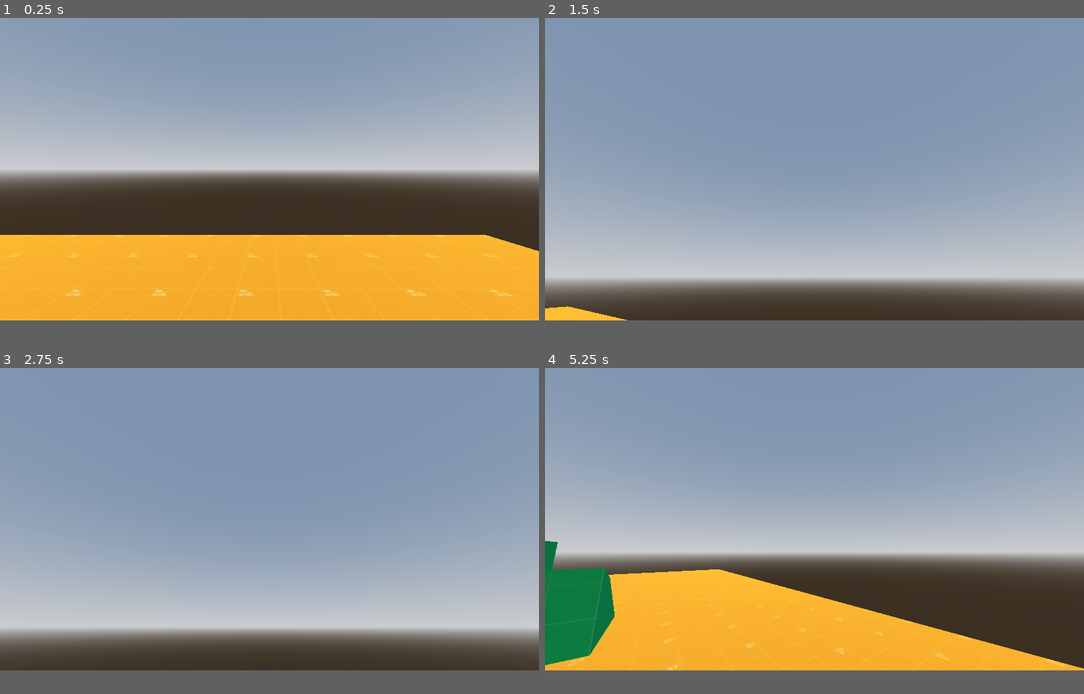
Above: before the commit, frames 1-4 (two rows, left to right).
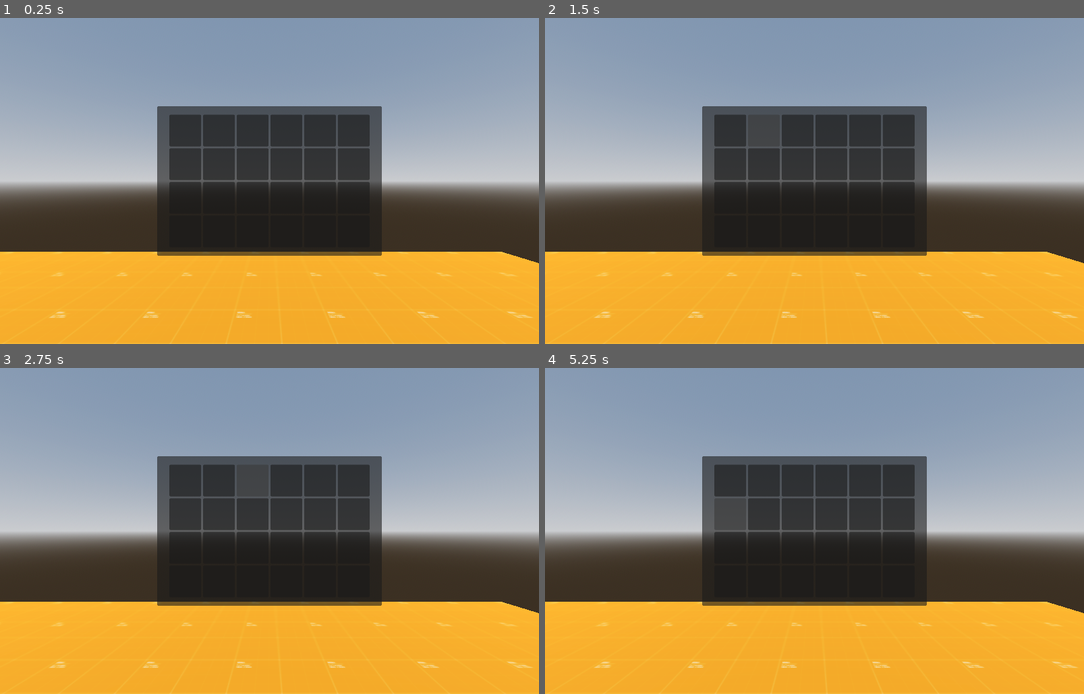
Above: after the commit, the same moments.

Repository: ClawerX2/Game
Game: Godot game, scene res://Scenes/main_scene.tscn
Two runs of this game, one before a commit and one after it. Both use one fixed random seed, a clock stepped at 60 frames per second and the inputs below.
Inputs (mouse positions are in pixels of both pictures, inside the frame that each line leads up to):
- Up to frame 1 (0.25 s): no input
- Up to frame 2 (1.5 s): click (728, 122) at 0.52 s; click (765, 122) at 1.27 s
- Up to frame 3 (2.75 s): click (253, 472) at 2.02 s
- Up to frame 4 (5.25 s): click (830, 472) at 2.77 s; click (863, 472) at 3.52 s; click (900, 472) at 4.27 s; click (728, 504) at 5.02 s
In our replay, the window is 799x449 before the commit and 799x484 after it. These sizes can differ from the game's own. Grey fills any space a smaller window leaves; there, only what the larger window draws over its background counts as a difference.

The runs differ from the first frame. In frame 1, 26% of the frame differs, in the area x 0-100%, y 27-100%; in frame 2, 64%; in frame 3, 65%, in the area x 0-100%, y 25-100%; in frame 4, 35%.

Commit message:
Работа над инвентарем и правка багов

Diff:
--- /dev/null
+++ b/Scenes/InventoryManager/inventory_manager.gd
@@ -0,0 +1,30 @@
+extends Node
+class_name InventoryManager
+
+@onready var grid: GridContainer = %GridContainer
+@onready var canvas: CanvasLayer = %CanvasLayer
+
+var slot_prefab: PackedScene = load("res://Scenes/InventoryManager/inventory_slot.tscn")
+var slots_count: int = 24
+var slots: Array[InventorySlot] = []
+var is_opened: bool = false
+
+func add_new_slot():
+	var new_slot = slot_prefab.instantiate() as InventorySlot
+	grid.add_child(new_slot)
+	slots.append(new_slot)
+
+func inv_toggle():
+	if is_opened: #если открыт, то закрываем
+		Input.mouse_mode = Input.MOUSE_MODE_CAPTURED
+		canvas.visible = false
+	else:
+		Input.mouse_mode = Input.MOUSE_MODE_VISIBLE
+		canvas.visible = true
+
+	is_opened = !is_opened
+
+func _ready() -> void:
+	is_opened = false
+	for i in slots_count:
+		add_new_slot()
--- /dev/null
+++ b/Scenes/InventoryManager/inventory_manager.tscn
@@ -0,0 +1,47 @@
+[gd_scene format=3 uid="uid://c15d2hx8fo1u5"]
+
+[ext_resource type="Script" uid="uid://bwgn1nbm3gte1" path="res://Scenes/InventoryManager/inventory_manager.gd" id="1_ajer1"]
+
+[node name="InventoryManager" type="Node" unique_id=1866964909]
+script = ExtResource("1_ajer1")
+
+[node name="CanvasLayer" type="CanvasLayer" parent="." unique_id=1534889874]
+unique_name_in_owner = true
+
+[node name="InventoryUI" type="Control" parent="CanvasLayer" unique_id=138693547]
+layout_mode = 3
+anchors_preset = 15
+anchor_right = 1.0
+anchor_bottom = 1.0
+grow_horizontal = 2
+grow_vertical = 2
+
+[node name="Panel" type="Panel" parent="CanvasLayer/InventoryUI" unique_id=1027858668]
+custom_minimum_size = Vector2(480, 320)
+layout_mode = 1
+anchors_preset = 8
+anchor_left = 0.5
+anchor_top = 0.5
+anchor_right = 0.5
+anchor_bottom = 0.5
+offset_left = -50.0
+offset_top = -50.0
+offset_right = 50.0
+offset_bottom = 50.0
+grow_horizontal = 2
+grow_vertical = 2
+
+[node name="MarginContainer" type="MarginContainer" parent="CanvasLayer/InventoryUI/Panel" unique_id=675080094]
+layout_mode = 1
+anchors_preset = 15
+anchor_right = 1.0
+anchor_bottom = 1.0
+grow_horizontal = 2
+grow_vertical = 2
+
+[node name="GridContainer" type="GridContainer" parent="CanvasLayer/InventoryUI/Panel/MarginContainer" unique_id=1929530701]
+unique_name_in_owner = true
+layout_mode = 2
+size_flags_horizontal = 4
+size_flags_vertical = 4
+columns = 6
--- /dev/null
+++ b/Scenes/InventoryManager/inventory_slot.gd
@@ -0,0 +1,11 @@
+extends Control
+class_name InventorySlot
+
+# Called when the node enters the scene tree for the first time.
+func _ready() -> void:
+	pass # Replace with function body.
+
+
+# Called every frame. 'delta' is the elapsed time since the previous frame.
+func _process(delta: float) -> void:
+	pass
--- /dev/null
+++ b/Scenes/InventoryManager/inventory_slot.tscn
@@ -0,0 +1,26 @@
+[gd_scene format=3 uid="uid://mlqmlbl5f5pf"]
+
+[ext_resource type="Script" uid="uid://d3iwo88xk7wgi" path="res://Scenes/InventoryManager/inventory_slot.gd" id="1_ok046"]
+
+[node name="InventorySlot" type="Button" unique_id=260269139]
+custom_minimum_size = Vector2(68, 68)
+offset_right = 8.0
+offset_bottom = 8.0
+focus_mode = 0
+script = ExtResource("1_ok046")
+
+[node name="TextureRect" type="TextureRect" parent="." unique_id=992699666]
+custom_minimum_size = Vector2(64, 64)
+layout_mode = 1
+anchors_preset = 8
+anchor_left = 0.5
+anchor_top = 0.5
+anchor_right = 0.5
+anchor_bottom = 0.5
+offset_left = -32.0
+offset_top = -32.0
+offset_right = 32.0
+offset_bottom = 32.0
+grow_horizontal = 2
+grow_vertical = 2
+expand_mode = 1
--- a/Scenes/Player/Player.tscn
+++ b/Scenes/Player/Player.tscn
@@ -1,6 +1,7 @@
 [gd_scene format=3 uid="uid://n4yt5ymdvjj8"]
 
-[ext_resource type="Script" uid="uid://dof8fgnxmkfxh" path="res://Scenes/Player/player.gd" id="1_s0eop"]
+[ext_resource type="Script" uid="uid://q4pu2comxewy" path="res://Scenes/Player/player.gd" id="1_s0eop"]
+[ext_resource type="PackedScene" uid="uid://c15d2hx8fo1u5" path="res://Scenes/InventoryManager/inventory_manager.tscn" id="2_ft8w5"]
 
 [sub_resource type="CapsuleMesh" id="CapsuleMesh_s0eop"]
 radius = 0.3
@@ -18,7 +19,7 @@
 cam = NodePath("Camera3D")
 JUMP_VELOCITY = 5.0
 
-[node name="MeshInstance3D" type="MeshInstance3D" parent="." unique_id=1879254490]
+[node name="VisualModel" type="MeshInstance3D" parent="." unique_id=1879254490]
 transform = Transform3D(1, 0, 0, 0, 1, 0, 0, 0, 1, 0, 0.03862524, 0)
 mesh = SubResource("CapsuleMesh_s0eop")
 
@@ -35,4 +36,6 @@
 
 [node name="RayCast3D" type="RayCast3D" parent="." unique_id=1654100328]
 exclude_parent = false
-target_position = Vector3(0, 1.1, 0)
+target_position = Vector3(0, 1, 0)
+
+[node name="InventoryManager" parent="." unique_id=1866964909 instance=ExtResource("2_ft8w5")]
--- a/Scenes/Player/player.gd
+++ b/Scenes/Player/player.gd
@@ -8,22 +8,22 @@
 @onready var stand_col  = $StandCollision
 @onready var crouch_col = $CrouchCollision
 @onready var ceiling_ray: RayCast3D = $RayCast3D
+@onready var inventory: InventoryManager = $InventoryManager
 
 const MIN_PITCH = -90.0
 const MAX_PITCH = 90.0
+const TO_CROUCH_SPEED = 10
+const head_pos: Vector3 = Vector3(0, 0.5, 0)
+const crouch_pos: Vector3 = Vector3(0, 0.0, 0)
 
 #Можно считать это трением - чем больше, тем реще персонаж будет стартовать и останавливаться
 const FRIC_WEIGHT = 4
 
-const TO_CROUCH_SPEED = 10
-
-const head_pos: Vector3 = Vector3(0, 0.5, 0)
-const crouch_pos: Vector3 = Vector3(0, 0.0, 0)
-
 var speed_coeff = 1
-
 var mov_dir: Vector3 = Vector3.ZERO
 var menu: bool = false
+var is_crouch: bool = false
+
 
 func _calc_speed_coeff() -> float:
 	if Input.is_action_pressed("Ctrl") or ceiling_ray.is_colliding():
@@ -37,7 +37,7 @@
 #Если находимся в прыжке
 func _handle_air(delta: float) -> void:
 	velocity += get_gravity() * delta
-	velocity += mov_dir * SPEED * delta
+	velocity += mov_dir * SPEED * _calc_speed_coeff() * delta
 	velocity = velocity.limit_length(SPEED)
 
 
@@ -46,35 +46,29 @@
 	velocity = lerp(velocity, mov_dir * SPEED * speed_coeff, delta * SPEED * FRIC_WEIGHT)
 
 
-
-func _crouch(delta: float, is_crouch: bool) -> void:
-	if is_crouch:
-		stand_col.disabled  = true
-		crouch_col.disabled = false
-		cam.position = lerp(cam.position, crouch_pos, delta*TO_CROUCH_SPEED)
-	elif not ceiling_ray.is_colliding():
-		stand_col.disabled  = false
-		crouch_col.disabled = true
-		cam.position = lerp(cam.position, head_pos, delta*TO_CROUCH_SPEED)
+#Обработка любых событий каждый игровой кадр (180 раз в сек. при 180 FPS)
+func _process(delta: float) -> void:
+	if Input.is_action_just_pressed("Inventory"):
+		inventory.inv_toggle()
 
 
-
-#Крутим камеру
+#Обработка ввода игрока (включая движение мыши)
 func _unhandled_input(event: InputEvent) -> void:
 	if event is InputEventMouseMotion and not menu:
 		rotate_y(-event.relative.x * mouse_sense)
 		cam.rotate_x(-event.relative.y * mouse_sense)
 		cam.rotation.x = clamp(cam.rotation.x, deg_to_rad(MIN_PITCH), deg_to_rad(MAX_PITCH))
 
-	var is_esc_pressed = event.is_action_pressed("Esc")
-	if is_esc_pressed:
-		menu = not menu
+	#FIXME: режим мыши выставляется каждый раз когда происходит ввод от игрока, это мешает
+	#		инвентарю правильно работать. Нужно сделать чтобы режим мыши выставлялся один раз при нажатии Esc
 
-	if menu:
-		Input.mouse_mode = Input.MOUSE_MODE_VISIBLE
-	else:
-		Input.mouse_mode = Input.MOUSE_MODE_CAPTURED
+	#if menu:
+	#	Input.mouse_mode = Input.MOUSE_MODE_VISIBLE
+	#else:
+	#	Input.mouse_mode = Input.MOUSE_MODE_CAPTURED
 
+	var crouch_action = Input.is_action_pressed("Ctrl")
+	if(crouch_action != is_crouch): crouch_toggle()
 
 
 #Обработка движения каждый тик физического движка (60 раз в секунду)
@@ -91,15 +85,18 @@
 	else:
 		_handle_air(delta)
 
-
-	var is_ctrl_pressed = Input.is_action_pressed("Ctrl")
-	_crouch(delta, is_ctrl_pressed)
+	if is_crouch:
+		cam.position = lerp(cam.position, crouch_pos, delta * TO_CROUCH_SPEED)
+	else:
+		cam.position = lerp(cam.position, head_pos, delta * TO_CROUCH_SPEED)
 
 	move_and_slide()
 
-
+func crouch_toggle():
+	if is_crouch and ceiling_ray.is_colliding(): return
+	is_crouch = !is_crouch
+	crouch_col.disabled = !is_crouch
+	stand_col.disabled = is_crouch
 
 func _ready() -> void:
 	Input.mouse_mode = Input.MOUSE_MODE_CAPTURED
-	crouch_col.disabled = true
-	stand_col.disabled = false
--- a/Scenes/main_scene.tscn
+++ b/Scenes/main_scene.tscn
@@ -86,4 +86,4 @@
 transform = Transform3D(1, 0, 0, 0, 1, 0, 0, 0, 1, -0.79348683, 1.5203481, -1.9558703)
 floor_block_on_wall = false
 floor_snap_length = 0.3
-mouse_sense = 0.005
+mouse_sense = 0.001
--- a/project.godot
+++ b/project.godot
@@ -17,6 +17,10 @@
 
 [display]
 
+window/size/viewport_width=1920
+window/size/viewport_height=1080
+window/size/window_width_override=1152
+window/size/window_height_override=698
 window/vsync/vsync_mode=0
 
 [input]
@@ -61,6 +65,11 @@
 "events": [Object(InputEventKey,"resource_local_to_scene":false,"resource_name":"","device":-1,"window_id":0,"alt_press …(195 unchanged characters)…
 ]
 }
+Inventory={
+"deadzone": 0.2,
+"events": [Object(InputEventKey,"resource_local_to_scene":false,"resource_name":"","device":-1,"window_id":0,"alt_pressed":false,"shift_pressed":false,"ctrl_pressed":false,"meta_pressed":false,"pressed":false,"keycode":0,"physical_keycode":4194306,"key_label":0,"unicode":0,"location":0,"echo":false,"script":null)
+]
+}
 
 [physics]
 
Not shown, added: Scenes/InventoryManager/inventory_manager.gd.uid
Not shown, added: Scenes/InventoryManager/inventory_slot.gd.uid
Not shown, changed: Scenes/Player/player.gd.uid
